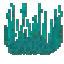
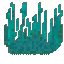
Layered file, before and after one edit (64 × 64). Changes by layer:
pixels changed over (5, 2, 63, 55) (layer not identified)
